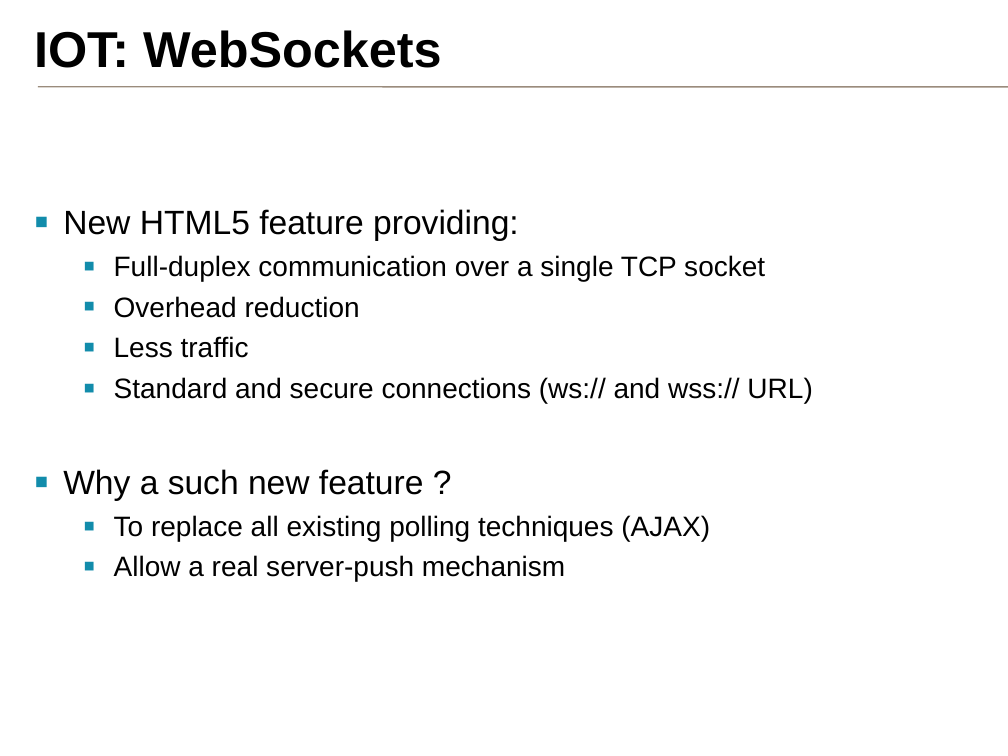
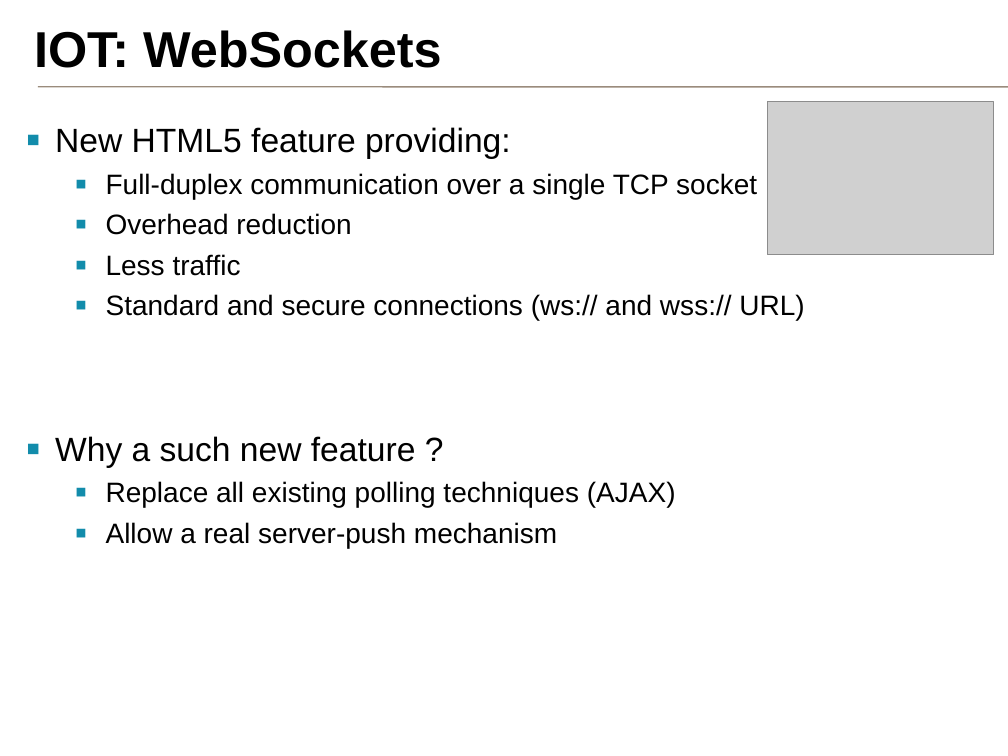
Before and after one commit to samux/ARM-internship-report, a slide deck: slide 5 of presentation_en/pres.pptx. Drawn at 1008x756 pixels with LibreOffice and Linux fonts; fonts in the diff are those of the drawing; grey boxes stand for pictures; background and template pictures are left out. Boxes give left, top, right and bottom in pixels: in the first picture for what was removed or moved away, otherwise in the second. Text is boxed around its words. In the diff, an @@ line names an element or a change of style, - is before the commit and + after.

```diff
--- a/presentation_en/pres.pptx
+++ b/presentation_en/pres.pptx
@@ text "New HTML5 feature providing:": place and size @@
-text "New HTML5 feature providing:" at box(63, 209, 812, 582)
+text "New HTML5 feature providing:" at box(55, 127, 804, 548)
@@ picture added at box(767, 102, 994, 255) @@
@@ text at box(106, 481, 676, 507): text changed @@
-  ▪ To replace all existing polling techniques (AJAX)
+  ▪ Replace all existing polling techniques (AJAX)
```
Also in this commit, not shown: 6 other slides changed, 6 slides added, 1 other file.
